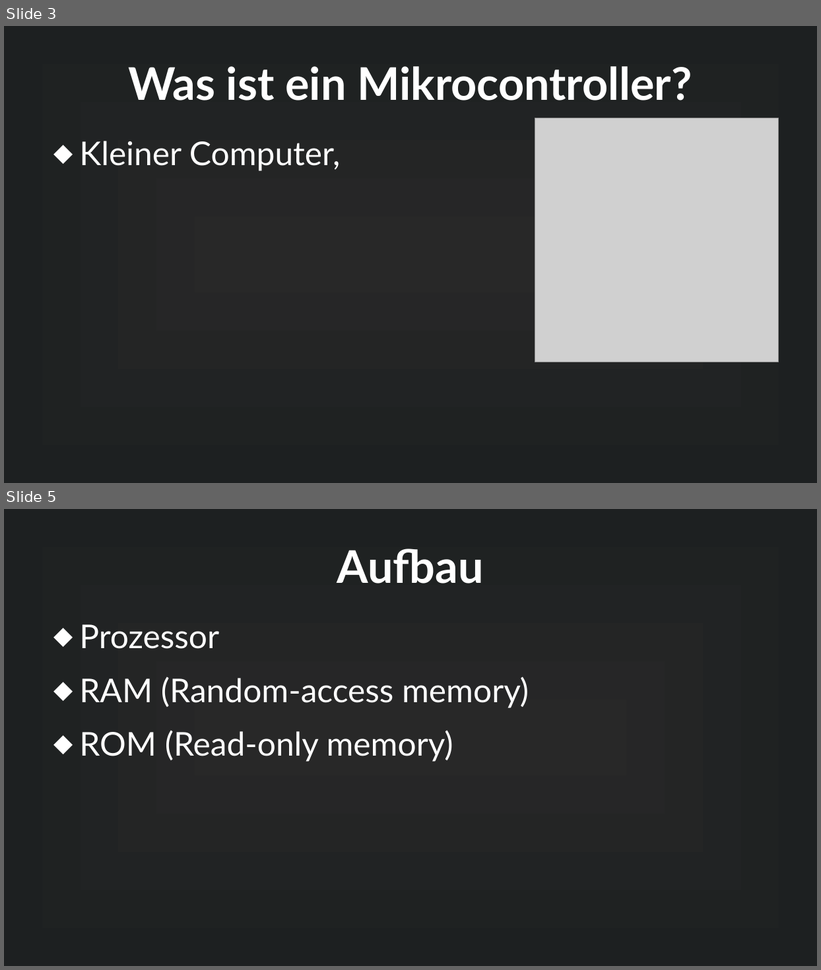
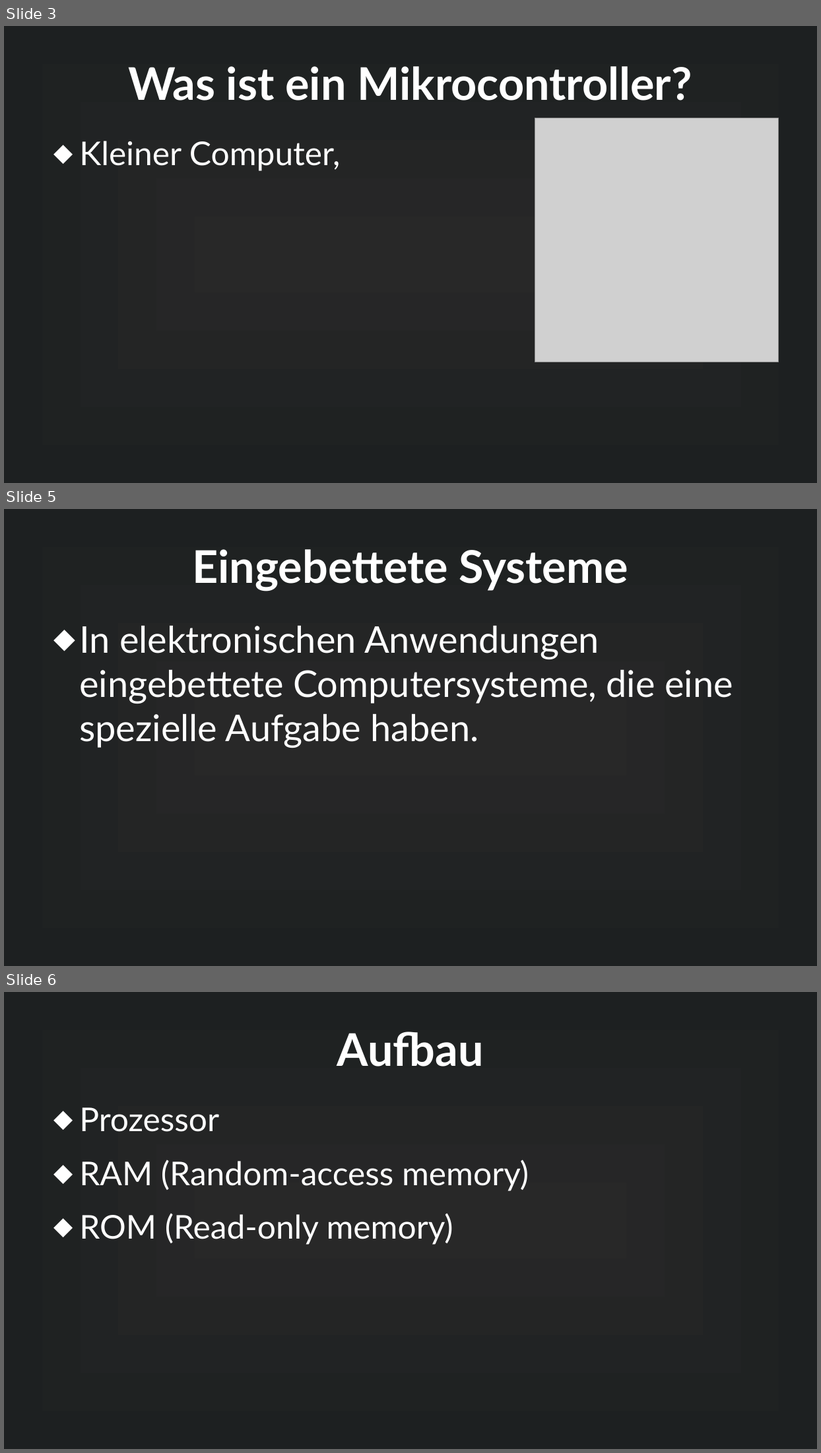
Before and after one commit to MuffinKran24/IMP_GFS, a slide deck: Mikrocontroller_GFS.odp. Shown one above the other, each under a label of ours: slides 3 and 5 before the commit, slides 3, 5 and 6 after it; the slides between them are not shown. The pictures are 821x970 and 821x1453 pixels, drawn with LibreOffice and Linux fonts; fonts in the diff are those of the drawing; grey boxes stand for pictures. Boxes give left, top, right and bottom in pixels: in the first picture for what was removed or moved away, otherwise in the second. Text is boxed around its words. In the diff, an @@ line names an element or a change of style, - is before the commit and + after.

```diff
--- a/Mikrocontroller_GFS.odp
+++ b/Mikrocontroller_GFS.odp
@@ slide 5 added at <box>4,509,817,966</box>, background gradient #282828 to #1D2021 @@
@@ title added at <box>192,549,628,591</box>, 44 pt, text #FFFFFF, bold @@
+Eingebettete Systeme
@@ text added at <box>79,626,733,748</box>, 36 pt, text #FFFFFF @@
+⬥ In elektronischen Anwendungen eingebettete Computersysteme, die eine spezielle Aufgabe haben.
@@ what was slide 5 is now slide 6 @@
```
Also in this commit, not shown: 1 slide changed, 12 other files.
